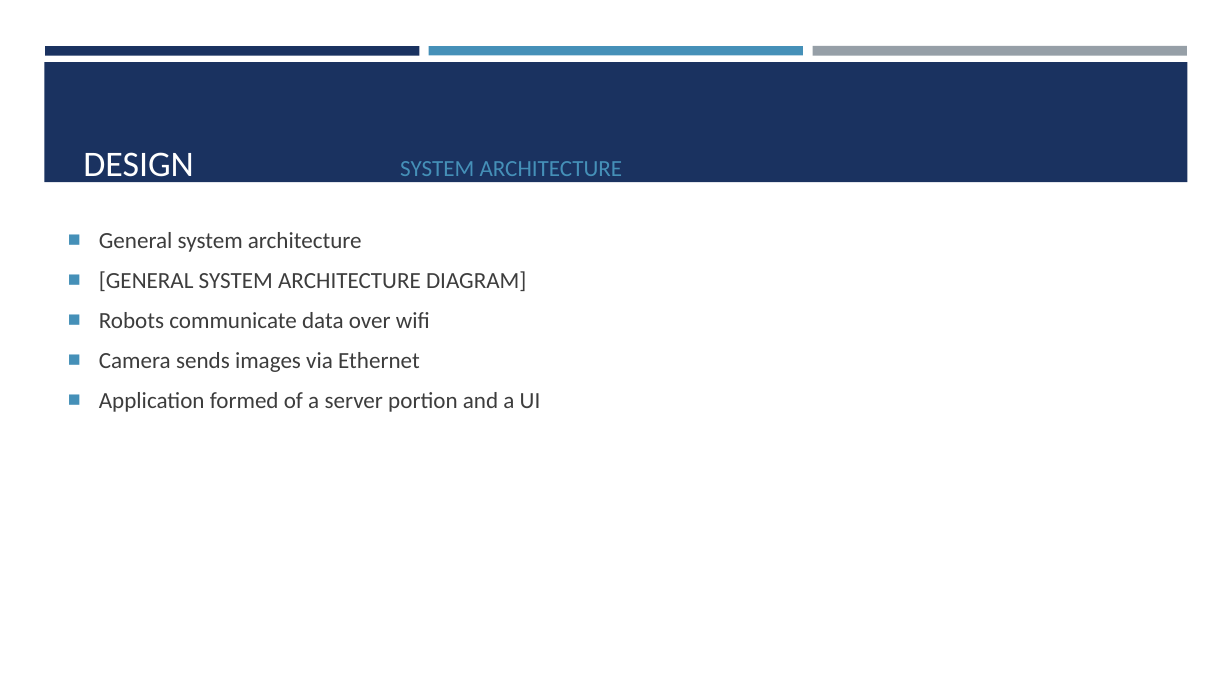
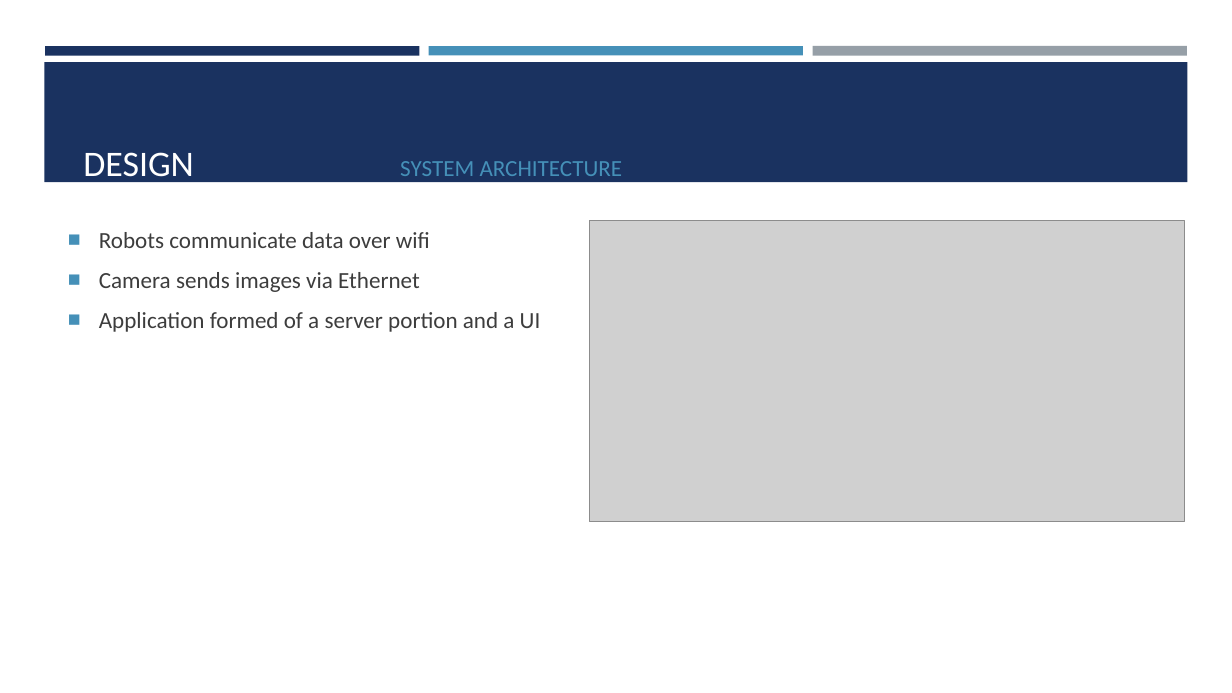
Before and after one commit to ajewers/SwarmDebug, a slide deck: slide 8 of Presentation/Project Presentation.pptx. Drawn at 1232x693 pixels with LibreOffice and Linux fonts; fonts in the diff are those of the drawing; grey boxes stand for pictures. Boxes give left, top, right and bottom in pixels: in the first picture for what was removed or moved away, otherwise in the second. Text is boxed around its words. In the diff, an @@ line names an element or a change of style, - is before the commit and + after.

Commit message:
Adding pres pictures

```diff
--- a/Presentation/Project Presentation.pptx
+++ b/Presentation/Project Presentation.pptx
@@ text at (99, 232, 526, 291): paragraphs removed @@
-■ General system architecture
-■ [GENERAL SYSTEM ARCHITECTURE DIAGRAM]
@@ picture added at (590, 220, 1185, 521) @@
```
Also in this commit, not shown: 1 other slide changed.
